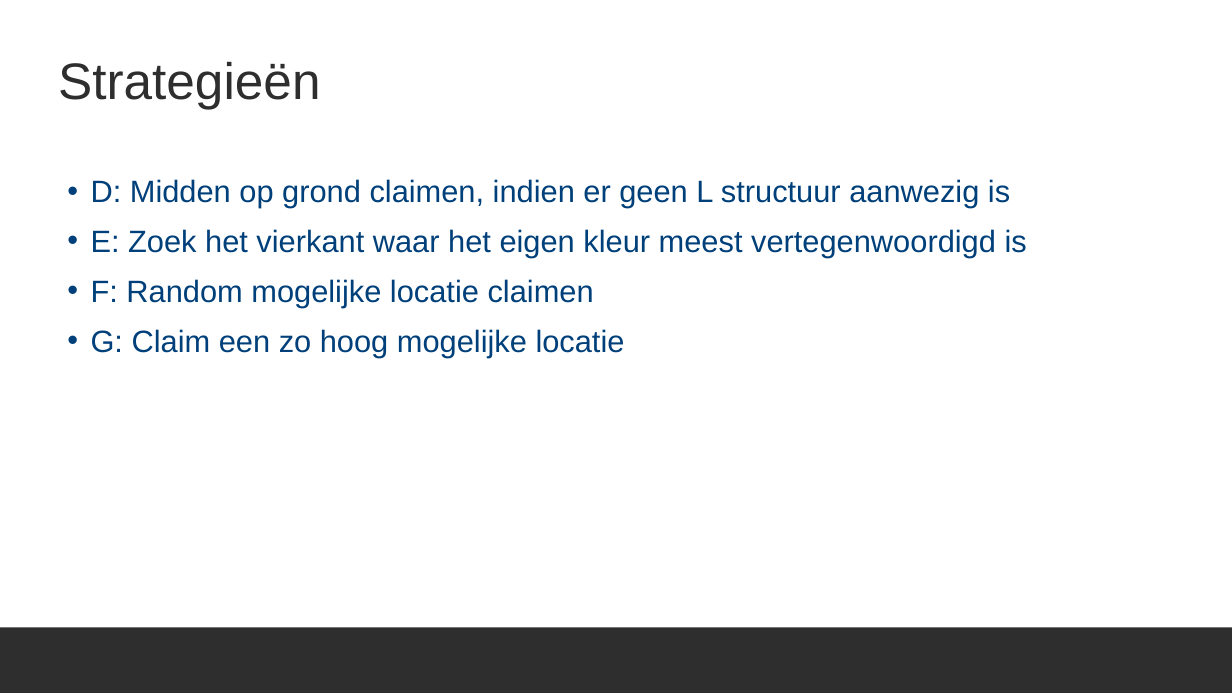
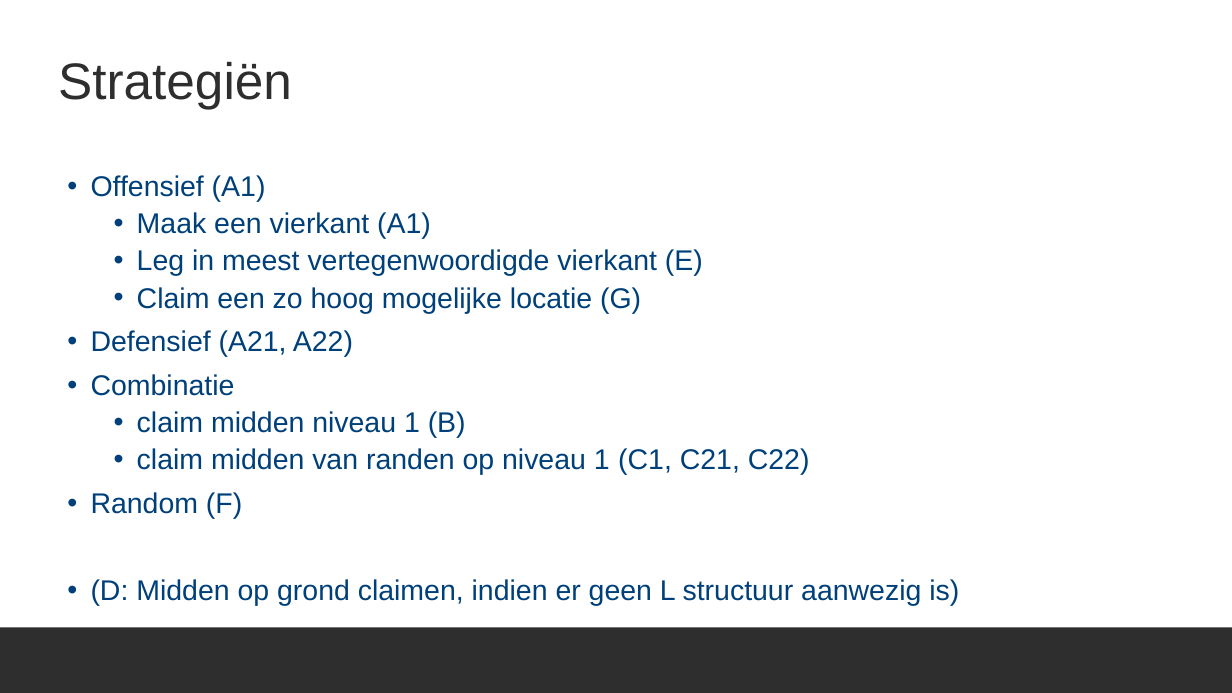
Before and after one commit to ro-per/PylosGamingBot, a slide deck: slide 8 of Presentation.pptx (slide 9 before the commit). Drawn at 1232x693 pixels with LibreOffice and Linux fonts; fonts in the diff are those of the drawing; background and template pictures are left out. Boxes give left, top, right and bottom in pixels: in the first picture for what was removed or moved away, otherwise in the second. Text is boxed around its words. In the diff, an @@ line names an element or a change of style, - is before the commit and + after.

Commit message:
Update ppt

```diff
--- a/Presentation.pptx
+++ b/Presentation.pptx
@@ title at bbox=[58, 62, 292, 109]: text changed @@
-Strategieën
+Strategiën
@@ text at bbox=[91, 175, 959, 606]: text changed; size 24 to 22.2 pt @@
-• D: Midden op grond claimen, indien er geen L structuur aanwezig is
-• E: Zoek het vierkant waar het eigen kleur meest vertegenwoordigd is
-• F: Random mogelijke locatie claimen
-• G: Claim een zo hoog mogelijke locatie
+• Offensief (A1)
+  • Maak een vierkant (A1)
+  • Leg in meest vertegenwoordigde vierkant (E)
+  • Claim een zo hoog mogelijke locatie (G)
+• Defensief (A21, A22)
+• Combinatie
+  • claim midden niveau 1 (B)
+  • claim midden van randen op niveau 1 (C1, C21, C22)
+• Random (F)
+• (D: Midden op grond claimen, indien er geen L structuur aanwezig is)
```
Also in this commit, not shown: 1 other slide changed, 4 slides added, 1 other file.
